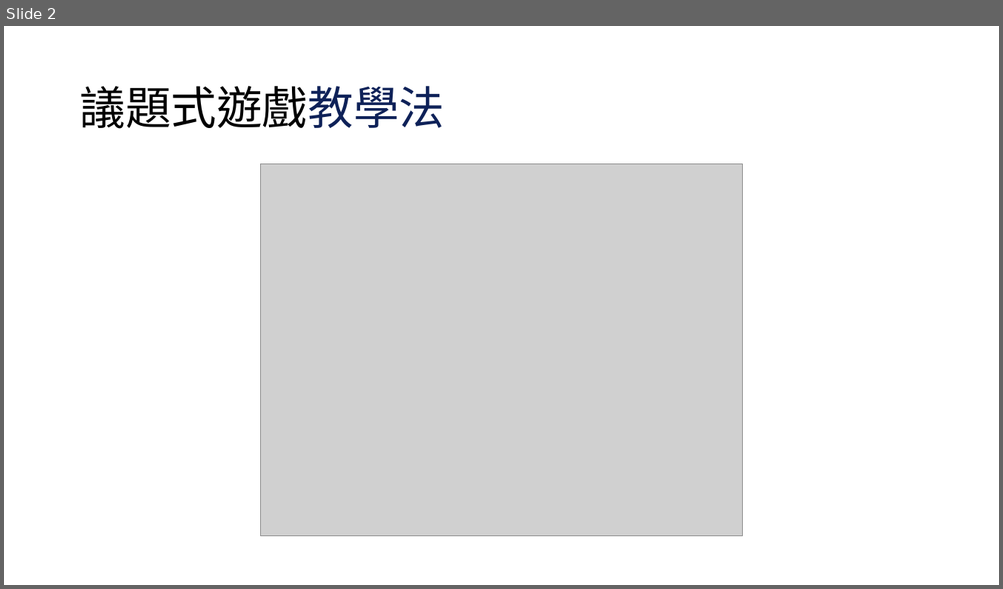
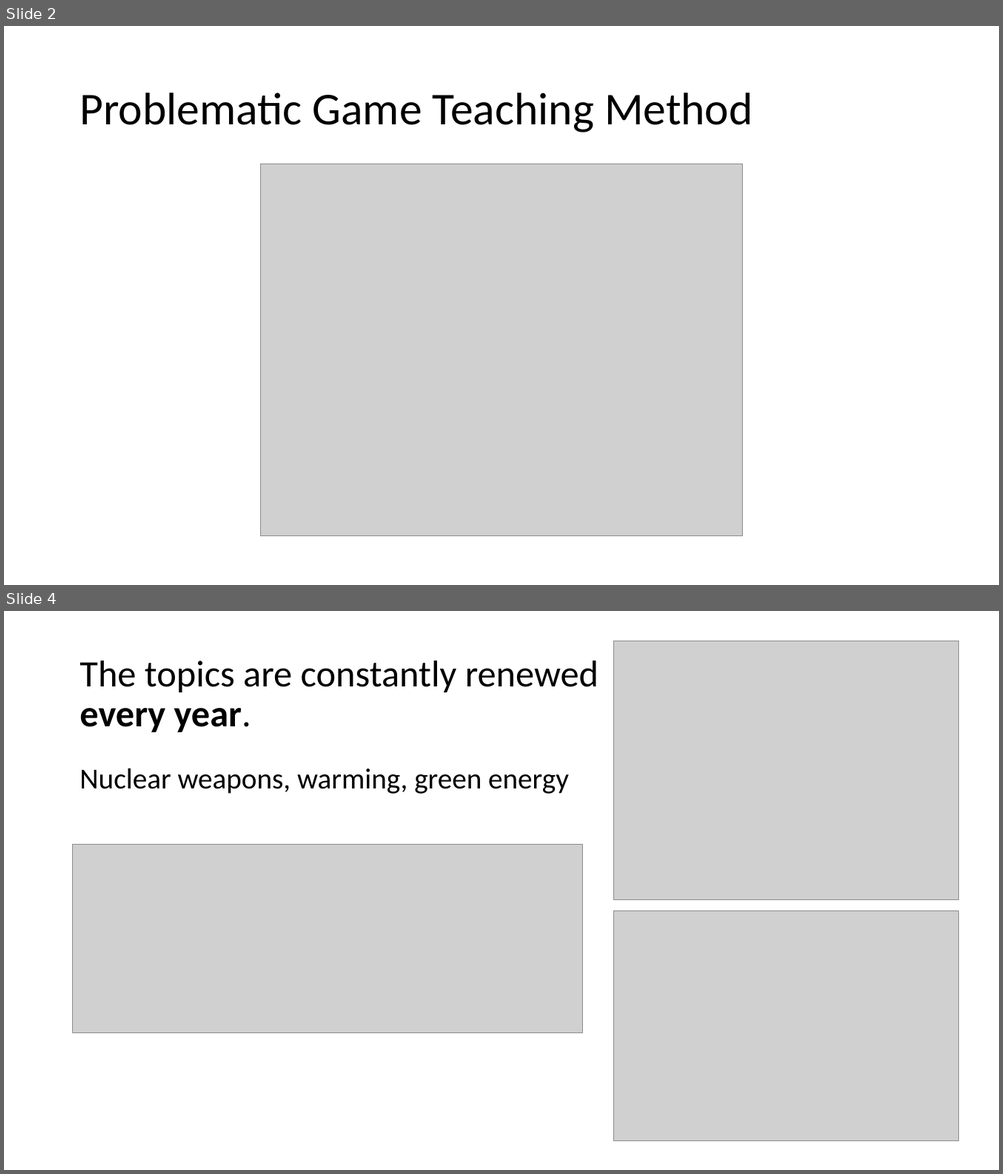
Before and after one commit to Yangbenson/Slide-assistant, a slide deck: PP_samples/sample.pptx. Shown one above the other, each under a label of ours: slide 2 before the commit, slides 2 and 4 after it; the slides between them are not shown. The pictures are 1003x589 and 1003x1174 pixels, drawn with LibreOffice and Linux fonts; fonts in the diff are those of the drawing; grey boxes stand for pictures. Boxes give left, top, right and bottom in pixels: in the first picture for what was removed or moved away, otherwise in the second. Text is boxed around its words. In the diff, an @@ line names an element or a change of style, - is before the commit and + after.

```diff
--- a/PP_samples/sample.pptx
+++ b/PP_samples/sample.pptx
@@ slide 4 added at <box>4,611,999,1170</box>, background #FFFFFF @@
@@ picture added at <box>614,641,959,900</box> @@
@@ title added at <box>79,661,598,732</box>, 36 pt, text #000000 @@
+The topics are constantly renewed every year.
@@ text added at <box>79,768,569,794</box>, 28 pt, text #000000 @@
+Nuclear weapons, warming, green energy
@@ picture added at <box>73,845,582,1034</box> @@
@@ picture added at <box>614,911,959,1142</box> @@
@@ slide 2 changed as well @@
@@ title at <box>79,93,753,133</box>: text changed @@
-議題式遊戲教學法
+Problematic Game Teaching Method
```
Also in this commit, not shown: 6 other slides changed, 4 other slides added, 5 slides removed, 9 other files.
